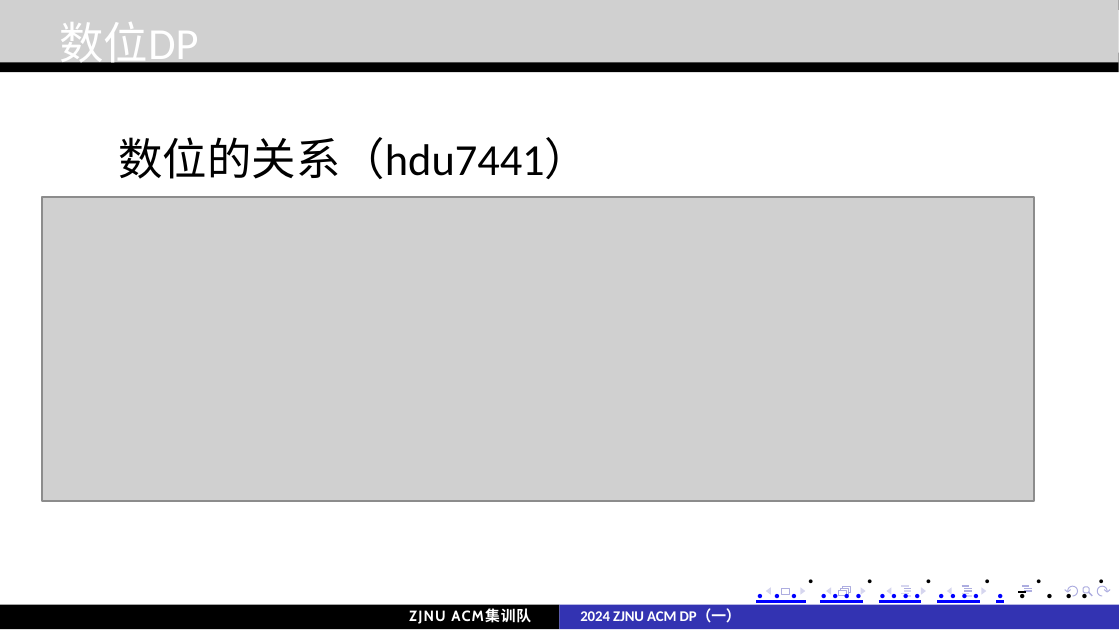
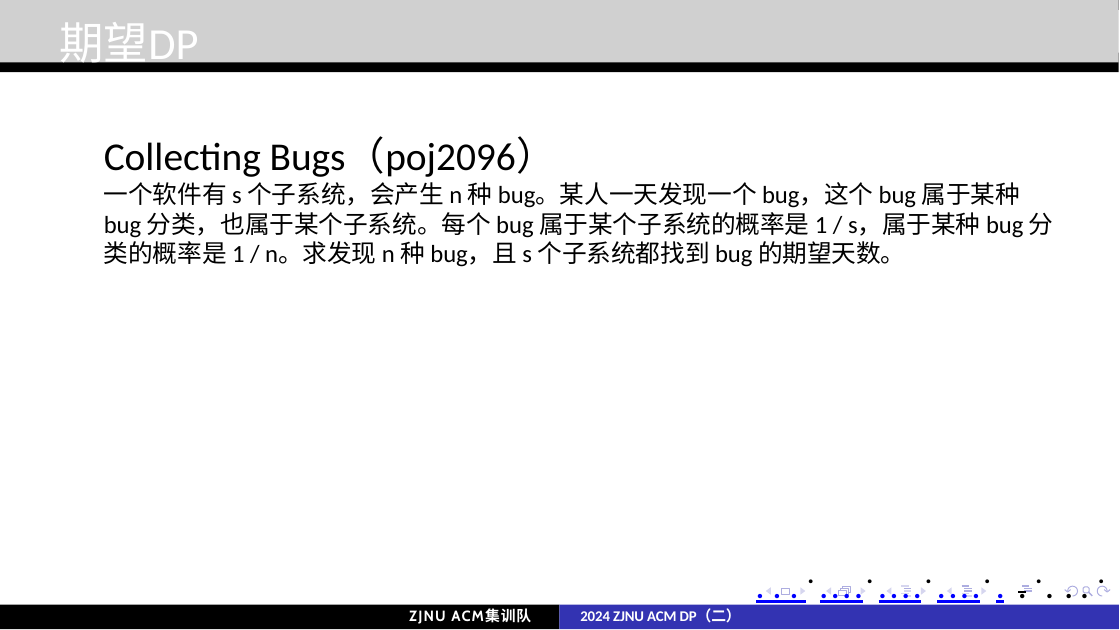
Before and after one commit to john1234567891011121314/moban, a slide deck: slide 8 of acm/讲课·dp/DP（二）.pptx (slide 16 before the commit). Drawn at 1120x630 pixels with LibreOffice and Linux fonts; fonts in the diff are those of the drawing; grey boxes stand for pictures. Boxes give left, top, right and bottom in pixels: in the first picture for what was removed or moved away, otherwise in the second. Text is boxed around its words. In the diff, an @@ line names an element or a change of style, - is before the commit and + after.

```diff
--- a/acm/讲课·dp/DP（二）.pptx
+++ b/acm/讲课·dp/DP（二）.pptx
@@ text at box(59, 22, 198, 70): text changed @@
-数位DP
+期望DP
@@ text added at box(104, 137, 1054, 267), 10 pt, text #000000 @@
+Collecting Bugs（poj2096）
+一个软件有 s 个子系统，会产生 n 种 bug。某人一天发现一个 bug，这个 bug 属于某种 bug 分类，也属于某个子系统。每个 bug 属于某个子系统的概率是 1 / s，属于某种 bug 分类的概率是 1 / n。求发现 n 种 bug，且 s 个子系统都找到 bug 的期望天数。
@@ text removed at box(119, 137, 590, 179) @@
-数位的关系（hdu7441）
@@ picture removed at box(43, 197, 1033, 501) @@
@@ text at box(580, 608, 741, 623): text changed @@
-2024 ZJNU ACM DP（一）
+2024 ZJNU ACM DP（二）
```
Also in this commit, not shown: 3 other slides changed, 5 slides added, 13 slides removed, 1 other file.
